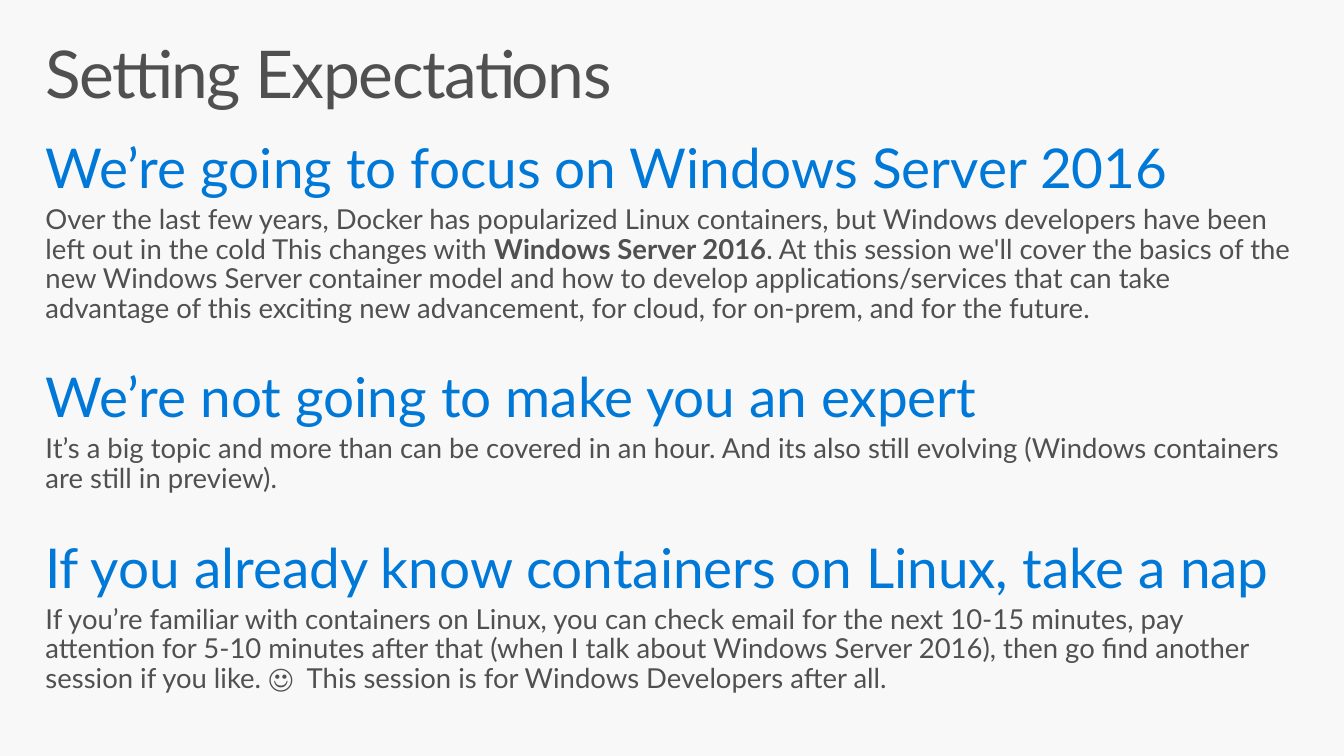
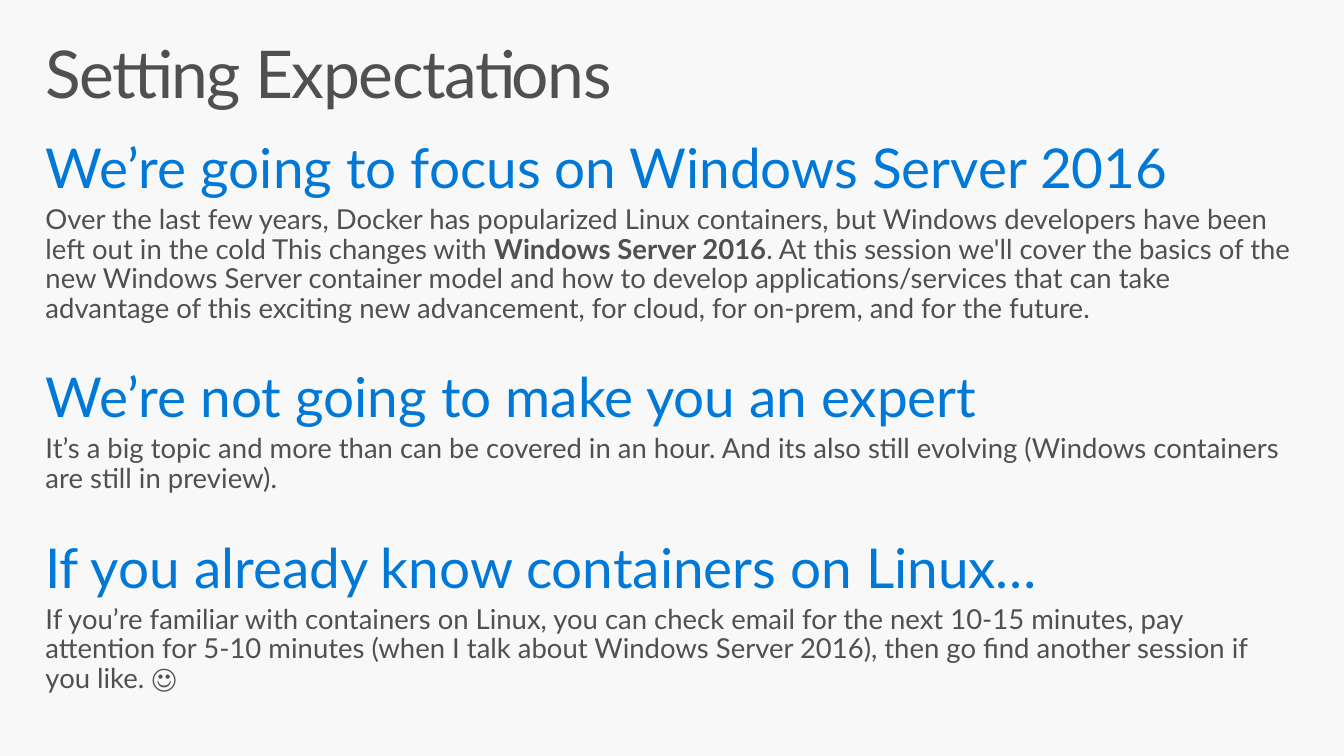
Before and after one commit to brentstineman/PersonalStuff, a slide deck: slide 3 of Presentations/ContainersForWindowsDevs.pptx (slide 4 before the commit). Drawn at 1344x756 pixels with LibreOffice and Linux fonts; fonts in the diff are those of the drawing. Boxes give left, top, right and bottom in pixels: in the first picture for what was removed or moved away, otherwise in the second. Text is boxed around its words. In the diff, an @@ line names an element or a change of style, - is before the commit and + after.

Commit message:
updated Container presentation

```diff
--- a/Presentations/ContainersForWindowsDevs.pptx
+++ b/Presentations/ContainersForWindowsDevs.pptx
@@ text at [45, 547, 1248, 693]: text changed @@
-If you already know containers on Linux, take a nap
-  If you’re familiar with containers on Linux, you can check email for the next 10-15 minutes, pay attention for 5-10 minutes after that (when I talk about Windows Server 2016), then go find another session if you like. ☺ This session is for Windows Developers after all.
+If you already know containers on Linux…
+  If you’re familiar with containers on Linux, you can check email for the next 10-15 minutes, pay attention for 5-10 minutes (when I talk about Windows Server 2016), then go find another session if you like. ☺
```
Also in this commit, not shown: 1 other slide changed, 9 slides added, 2 slides removed.
